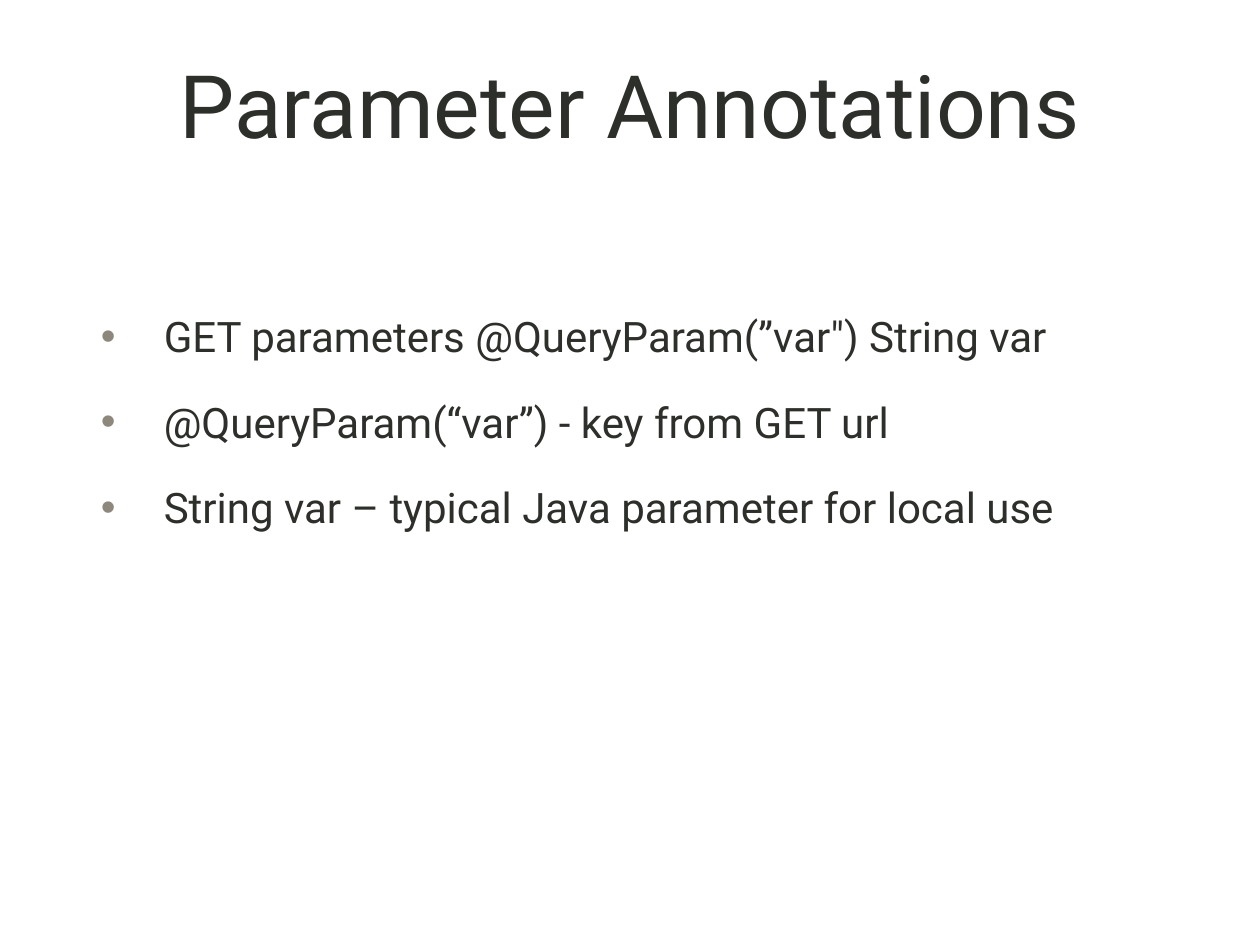
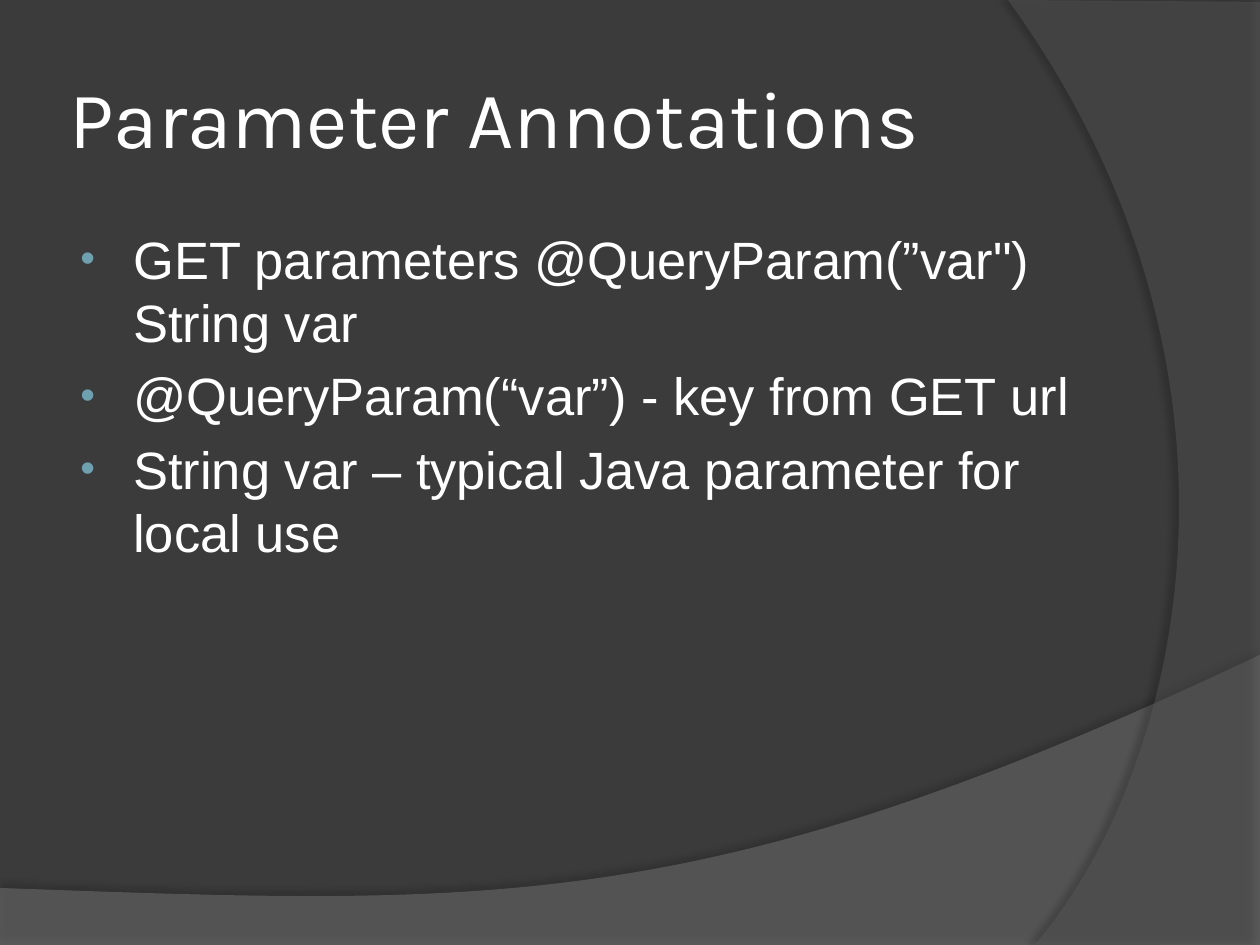
Before and after one commit to bwoestman/weatherWebService, a slide deck: slide 8 of documentation/wwsPresentation.pptx. Drawn at 1260x945 pixels with LibreOffice and Linux fonts; fonts in the diff are those of the drawing; background and template pictures are left out. Boxes give left, top, right and bottom in pixels: in the first picture for what was removed or moved away, otherwise in the second. Text is boxed around its words. In the diff, an @@ line names an element or a change of style, - is before the commit and + after.

```diff
--- a/documentation/wwsPresentation.pptx
+++ b/documentation/wwsPresentation.pptx
@@ background picture (left out) to #3B3B3B @@
@@ freeform shape added at <box>1008,0,1260,945</box>, fill #5E5E5E at 40% opacity @@
@@ title "Parameter Annotations": place and size @@
-title "Parameter Annotations" at <box>179,75,1079,139</box>
+title "Parameter Annotations" at <box>69,92,919,149</box>
@@ title "Parameter Annotations" at <box>69,92,919,149</box>: size 50 to 46 pt, font Roboto to Karla, text colour #2D2F2B to #FFFFFF; alignment centre to left @@
@@ text "GET parameters @QueryParam(”var") String var": place and size @@
-text "GET parameters @QueryParam(”var") String var" at <box>164,318,1053,532</box>
+text "GET parameters @QueryParam(”var") String var" at <box>133,241,1068,553</box>
@@ text "GET parameters @QueryParam(”var") String var" at <box>133,241,1068,553</box>: size 24 to 30 pt, font Roboto to Arial, text colour #2D2F2B to #FFFFFF; indent changed; less space between paragraphs; bullet colour #8E887C to #6EA0B0 @@
@@ freeform shape added at <box>0,655,1260,945</box>, fill #7F7F7F at 45% opacity @@
```
Also in this commit, not shown: 9 other slides changed, 2 slides added, 1 slide removed, 2 other files.
